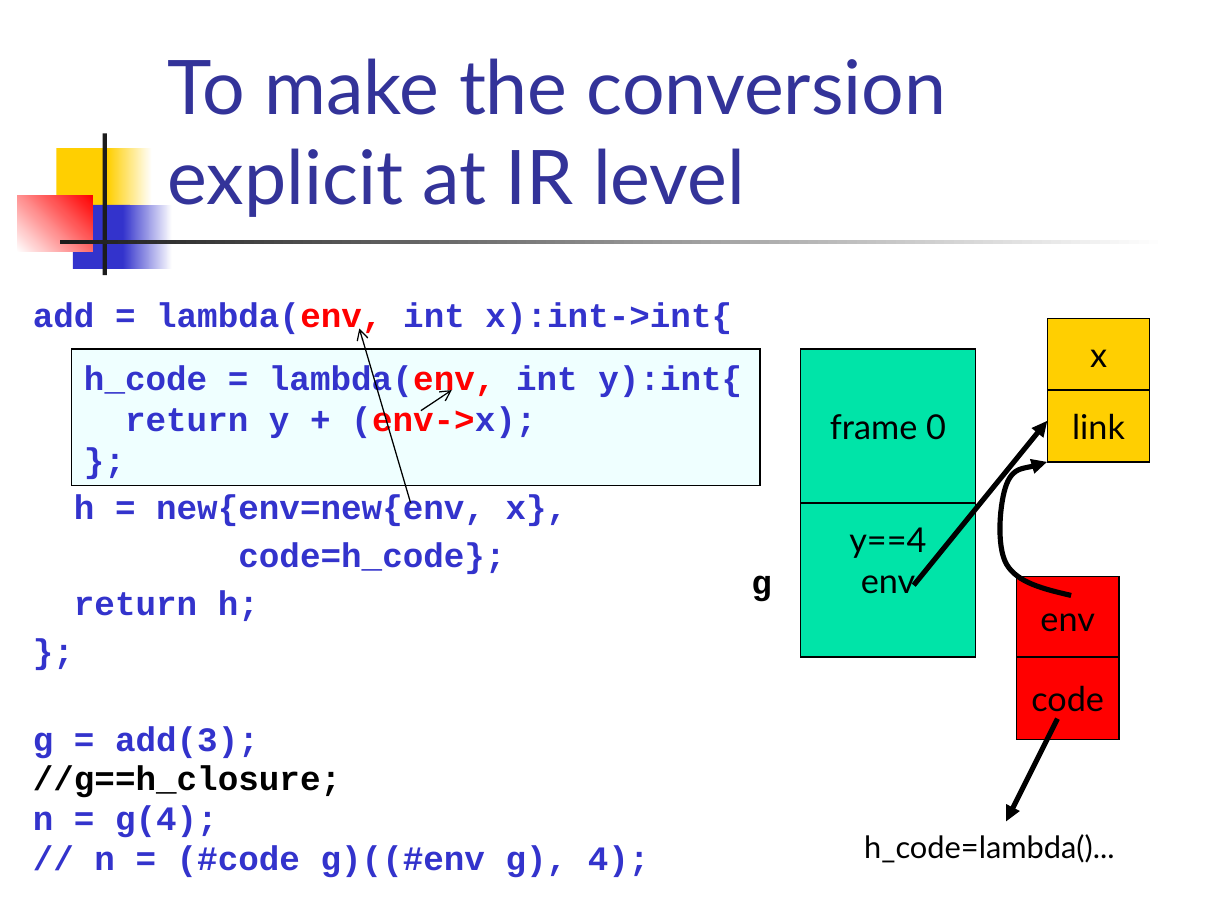
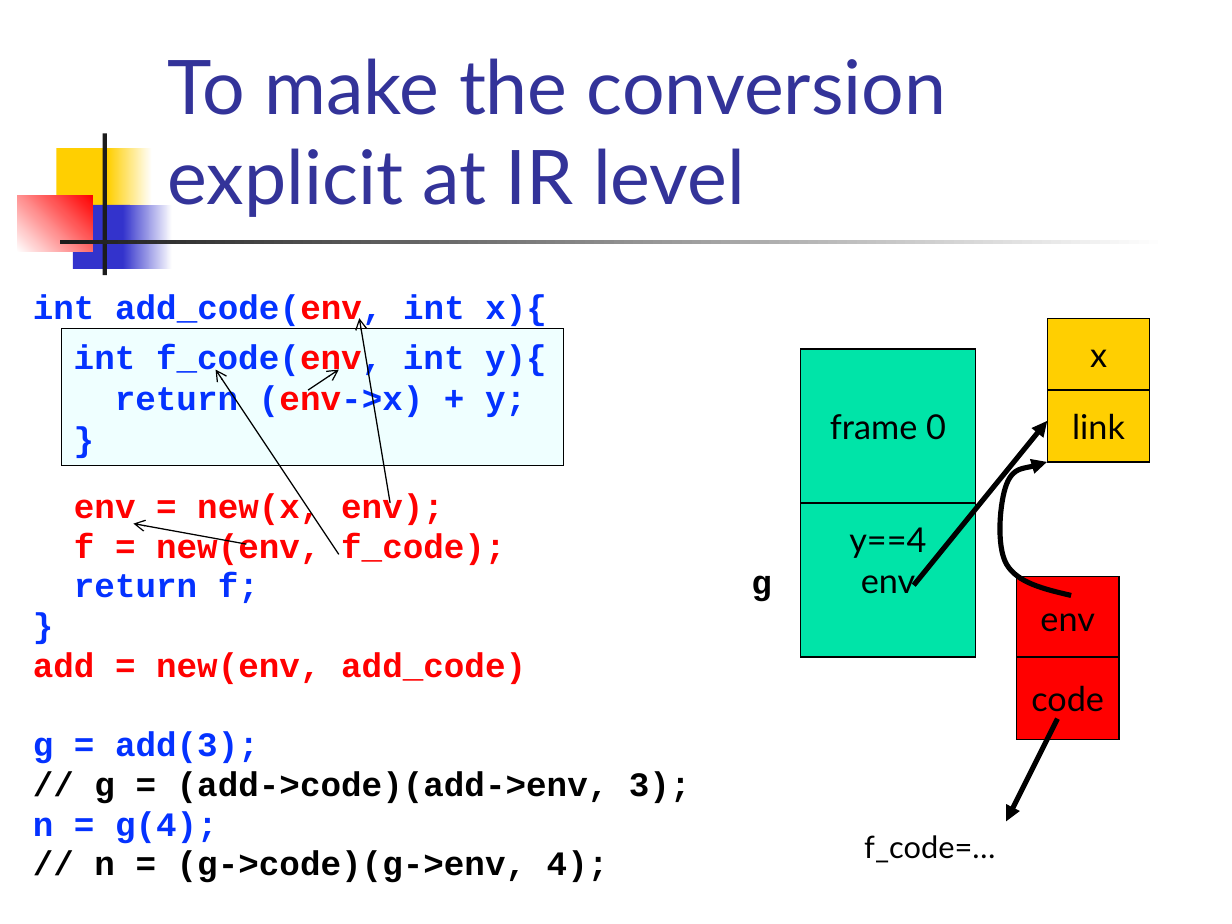
Before and after one commit to csslab-ustc/csslab-ustc.github.io, a slide deck: slide 16 of courses/compiler/slides/lec20-ir-closure.pptx (slide 13 before the commit). Drawn at 1232x924 pixels with LibreOffice and Linux fonts; fonts in the diff are those of the drawing. Boxes give left, top, right and bottom in pixels: in the first picture for what was removed or moved away, otherwise in the second. Text is boxed around its words. In the diff, an @@ line names an element or a change of style, - is before the commit and + after.

```diff
--- a/courses/compiler/slides/lec20-ir-closure.pptx
+++ b/courses/compiler/slides/lec20-ir-closure.pptx
@@ text at bbox=[33, 294, 547, 684]: text changed; text colour #3333CC to #FF0000 @@
-add = lambda(env, int x):int->int{
-h = new{env=new{env, x},
-code=h_code};
-return h;
-};
+int add_code(env, int x){
+env = new(x, env);
+f = new(env, f_code);
+return f;
+}
+add = new(env, add_code)
@@ rectangle "int f_code(env, int y){": place and size @@
-rectangle "int f_code(env, int y){" at bbox=[71, 349, 760, 485]
+rectangle "int f_code(env, int y){" at bbox=[62, 329, 563, 466]
@@ arrow added from (391, 503) to (360, 318), #000000 0.75 pt @@
@@ text in rectangle at bbox=[74, 344, 547, 420]: text changed; text colour #3333CC to #0432FF @@
-h_code = lambda(env, int y):int{
-return y + (env->x);
-};
+int f_code(env, int y){
+return (env->x) + y;
+}
@@ arrow moved from (410, 503) - (360, 329) to (339, 554) - (216, 370) @@
@@ arrow moved from (421, 410) - (452, 391) to (308, 391) - (339, 370) @@
@@ arrow added from (246, 545) to (133, 524), #000000 0.75 pt @@
@@ text at bbox=[33, 731, 259, 844]: text colour #3333CC to #0432FF in "g = add(3);", "n = g(4);" @@
@@ text at bbox=[94, 771, 691, 804]: text changed @@
-//g==h_closure;
+// g = (add->code)(add->env, 3);
@@ text at bbox=[864, 835, 995, 863]: text changed @@
-h_code=lambda()...
+f_code=…
@@ text at bbox=[94, 850, 609, 883]: text changed; text colour #3333CC to #000000 @@
-// n = (#code g)((#env g), 4);
+// n = (g->code)(g->env, 4);
```
Also in this commit, not shown: 12 other slides changed, 3 slides added, 3 slides removed, 2 other files.
